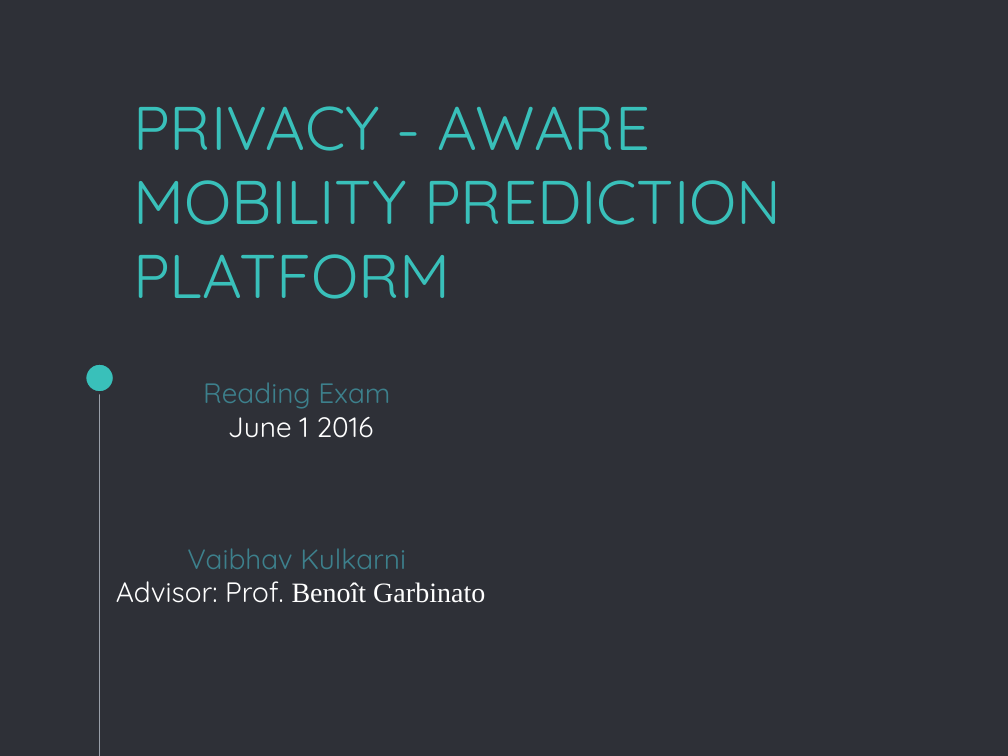
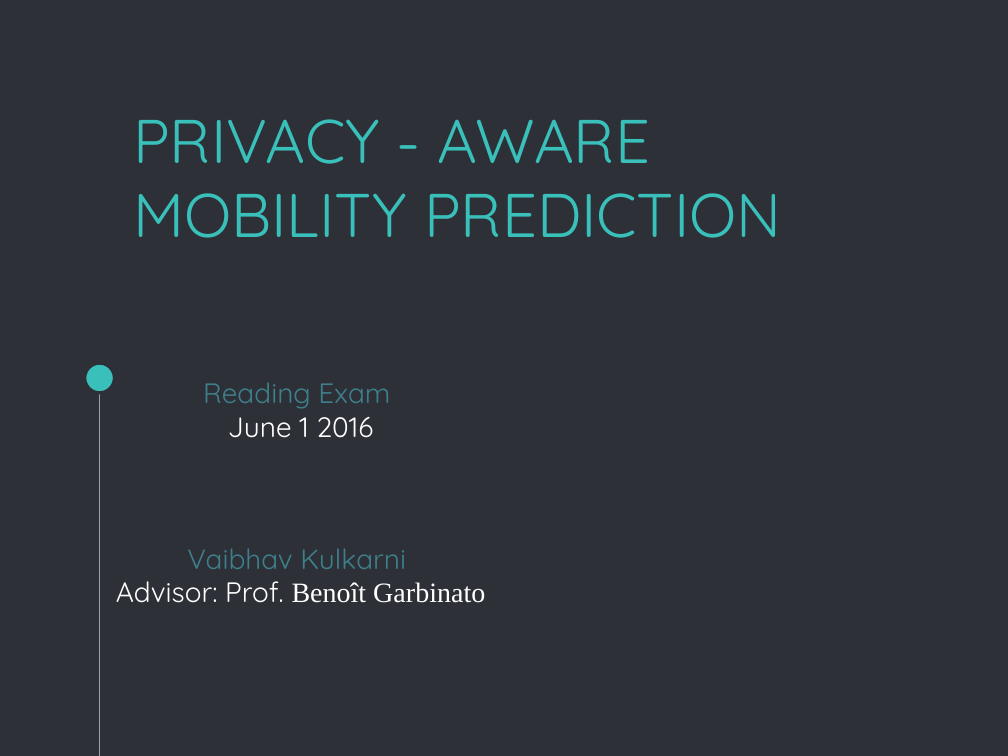
Before and after one commit to vaibhav90/Reading_Exam, a slide deck: slide 1 of ppt_reading_exam.pptx. Drawn at 1008x756 pixels with LibreOffice and Linux fonts; fonts in the diff are those of the drawing. Boxes give left, top, right and bottom in pixels: in the first picture for what was removed or moved away, otherwise in the second. Text is boxed around its words. In the diff, an @@ line names an element or a change of style, - is before the commit and + after.

```diff
--- a/ppt_reading_exam.pptx
+++ b/ppt_reading_exam.pptx
@@ title at [133, 119, 781, 238]: text changed @@
-PRIVACY - AWARE
-MOBILITY PREDICTION
-PLATFORM
+PRIVACY - AWARE
+MOBILITY PREDICTION
```
Also in this commit, not shown: 17 other slides changed.
